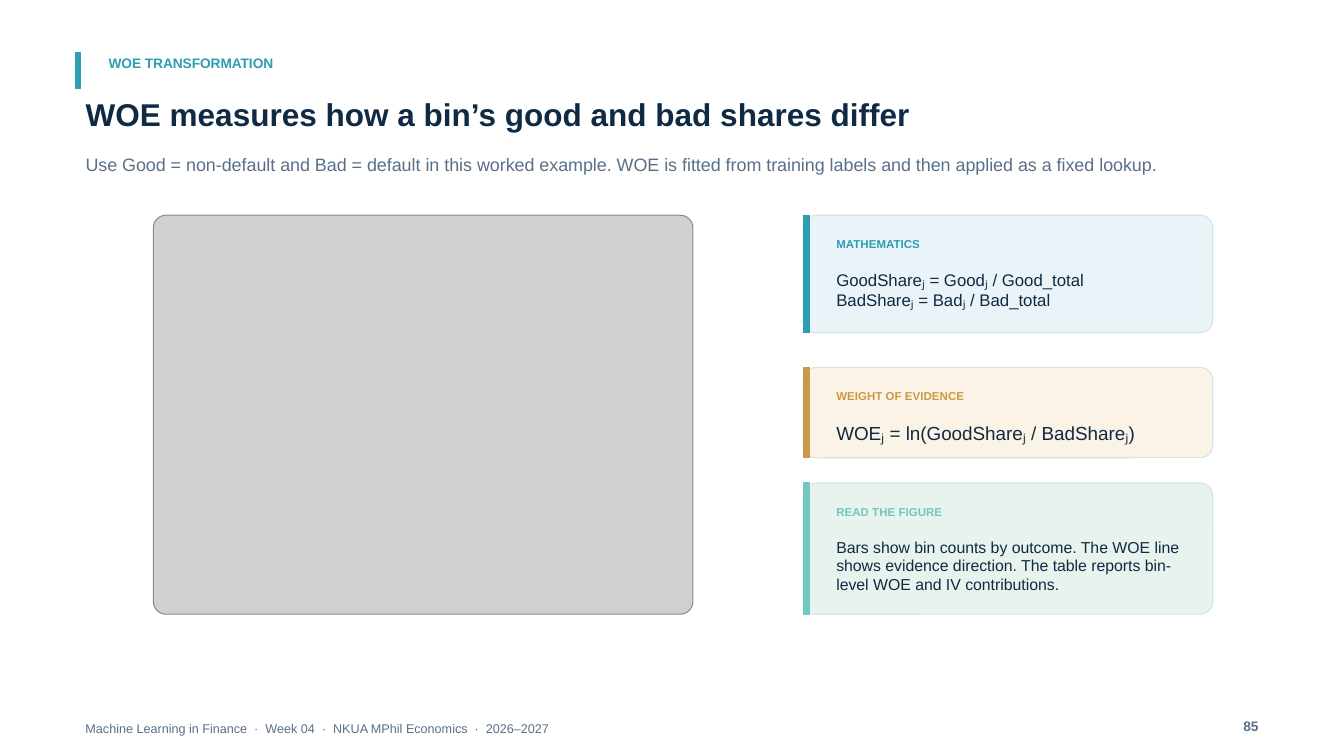
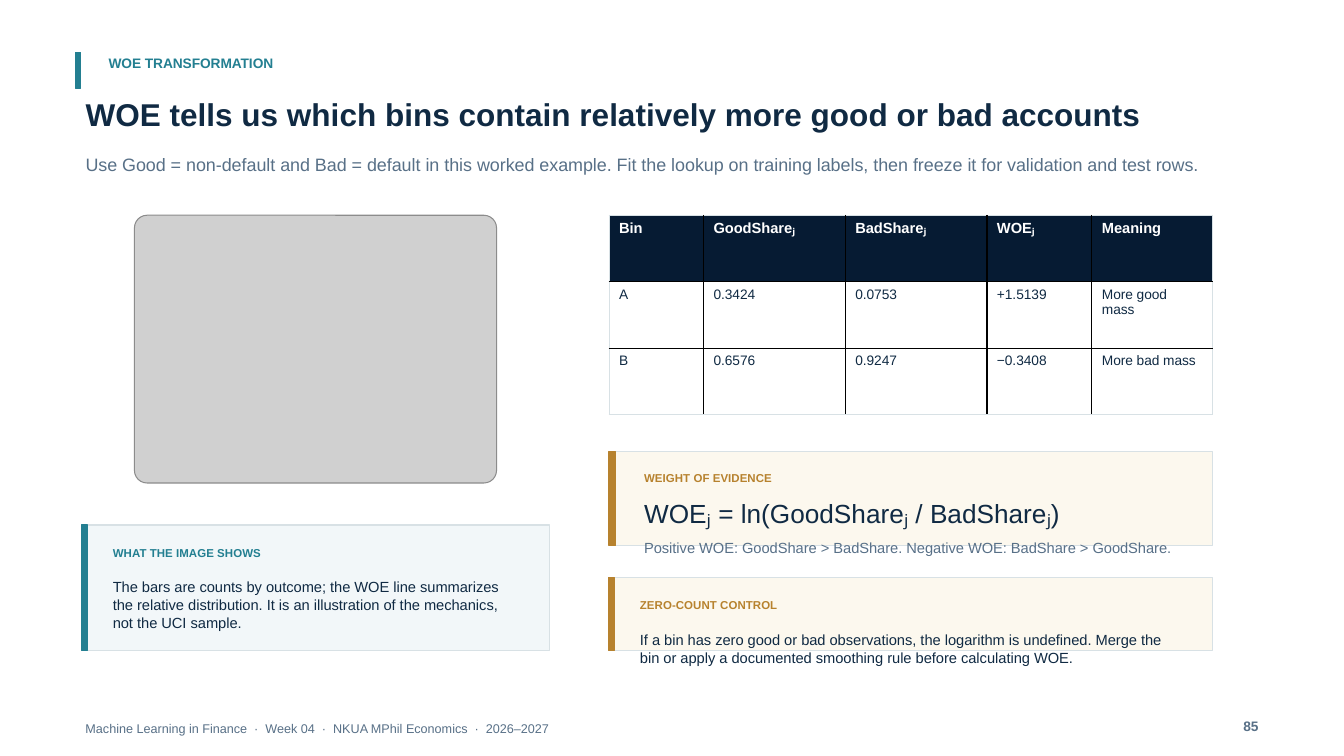
Before and after one commit to fkottas/Teaching-Courses, a slide deck: slide 85 of Machine Learning in Finance/2026-2027/lectures/week-04/slides/Lecture_04_Feature_Engineering_for_Financial_Data_2026-2027.pptx. Drawn at 1344x756 pixels with LibreOffice and Linux fonts; fonts in the diff are those of the drawing; grey boxes stand for pictures. Boxes give left, top, right and bottom in pixels: in the first picture for what was removed or moved away, otherwise in the second. Text is boxed around its words. In the diff, an @@ line names an element or a change of style, - is before the commit and + after.

```diff
--- a/Machine Learning in Finance/2026-2027/lectures/week-04/slides/Lecture_04_Feature_Engineering_for_Financial_Data_2026-2027.pptx
+++ b/Machine Learning in Finance/2026-2027/lectures/week-04/slides/Lecture_04_Feature_Engineering_for_Financial_Data_2026-2027.pptx
@@ rectangle at (x1=76, y1=52, x2=81, y2=88): fill #2D9DB0 to #237F91; outline #2D9DB0 0.75 pt to #237F91 0.75 pt @@
@@ text "WOE TRANSFORMATION" at (x1=109, y1=58, x2=273, y2=68): text colour #2D9DB0 to #237F91 @@
@@ text at (x1=86, y1=103, x2=1140, y2=132): text changed @@
-WOE measures how a bin’s good and bad shares differ
+WOE tells us which bins contain relatively more good or bad accounts
@@ text at (x1=86, y1=158, x2=1199, y2=175): text changed @@
-Use Good = non-default and Bad = default in this worked example. WOE is fitted from training labels and then applied as a fixed lookup.
+Use Good = non-default and Bad = default in this worked example. Fit the lookup on training labels, then freeze it for validation and test rows.
@@ picture resized from (x1=153, y1=216, x2=693, y2=615) to (x1=134, y1=216, x2=496, y2=484) @@
@@ table added at (x1=609, y1=216, x2=1214, y2=415), 3 rows, 5 columns @@
+Bin | GoodShareⱼ | BadShareⱼ | WOEⱼ | Meaning
+A | 0.3424 | 0.0753 | +1.5139 | More good mass
+B | 0.6576 | 0.9247 | −0.3408 | More bad mass
@@ rounded rectangle removed at (x1=804, y1=216, x2=1213, y2=334) @@
@@ rectangle removed at (x1=804, y1=216, x2=810, y2=334) @@
@@ text removed at (x1=836, y1=240, x2=920, y2=248) @@
-MATHEMATICS
@@ text removed at (x1=979, y1=274, x2=1084, y2=310) @@
-GoodShareⱼ = Goodⱼ / Good_total
-BadShareⱼ = Badⱼ / Bad_total
@@ rounded rectangle removed at (x1=804, y1=368, x2=1213, y2=459) @@
@@ rectangle removed at (x1=804, y1=368, x2=810, y2=459) @@
@@ rectangle added at (x1=609, y1=452, x2=1213, y2=546), fill #FCF8EE, outline #D8E1E5 0.75 pt @@
@@ rectangle added at (x1=609, y1=452, x2=615, y2=546), fill #B7822E, outline #B7822E 0.75 pt @@
@@ text "WEIGHT OF EVIDENCE" moved from (x1=836, y1=392, x2=964, y2=400) to (x1=644, y1=474, x2=772, y2=482) @@
@@ text "WEIGHT OF EVIDENCE" at (x1=644, y1=474, x2=772, y2=482): text colour #C99A45 to #B7822E @@
@@ text "WOEⱼ = ln(GoodShareⱼ / BadShareⱼ)" moved from (x1=906, y1=426, x2=1023, y2=445) to (x1=741, y1=504, x2=904, y2=529) @@
@@ text "WOEⱼ = ln(GoodShareⱼ / BadShareⱼ)" at (x1=741, y1=504, x2=904, y2=529): size 13.5 to 18.8 pt @@
@@ rounded rectangle removed at (x1=804, y1=483, x2=1213, y2=614) @@
@@ rectangle removed at (x1=804, y1=483, x2=810, y2=614) @@
@@ text removed at (x1=836, y1=508, x2=943, y2=516) @@
-READ THE FIGURE
@@ rectangle added at (x1=82, y1=525, x2=549, y2=651), fill #F2F7F9, outline #D8E1E5 0.75 pt @@
@@ rectangle added at (x1=82, y1=525, x2=87, y2=651), fill #237F91, outline #237F91 0.75 pt @@
@@ text added at (x1=113, y1=549, x2=261, y2=557), 8.2 pt, text #237F91, bold @@
+WHAT THE IMAGE SHOWS
@@ text added at (x1=644, y1=542, x2=1172, y2=556), 10.5 pt, text #587087 @@
+Positive WOE: GoodShare > BadShare. Negative WOE: BadShare > GoodShare.
@@ text removed at (x1=836, y1=541, x2=1180, y2=590) @@
-Bars show bin counts by outcome. The WOE line shows evidence direction. The table reports bin-level WOE and IV contributions.
@@ text added at (x1=113, y1=581, x2=499, y2=631), 10.5 pt, text #102A43 @@
+The bars are counts by outcome; the WOE line summarizes the relative distribution. It is an illustration of the mechanics, not the UCI sample.
@@ rectangle added at (x1=609, y1=578, x2=1213, y2=651), fill #FCF8EE, outline #D8E1E5 0.75 pt @@
@@ rectangle added at (x1=609, y1=578, x2=614, y2=651), fill #B7822E, outline #B7822E 0.75 pt @@
@@ text added at (x1=640, y1=601, x2=777, y2=609), 8.2 pt, text #B7822E, bold @@
+ZERO-COUNT CONTROL
@@ text added at (x1=640, y1=634, x2=1161, y2=666), 10.5 pt, text #102A43 @@
+If a bin has zero good or bad observations, the logarithm is undefined. Merge the bin or apply a documented smoothing rule before calculating WOE.
```
Also in this commit, not shown: 88 other slides changed, 1 slide added, 1 slide removed, 4 other files.
